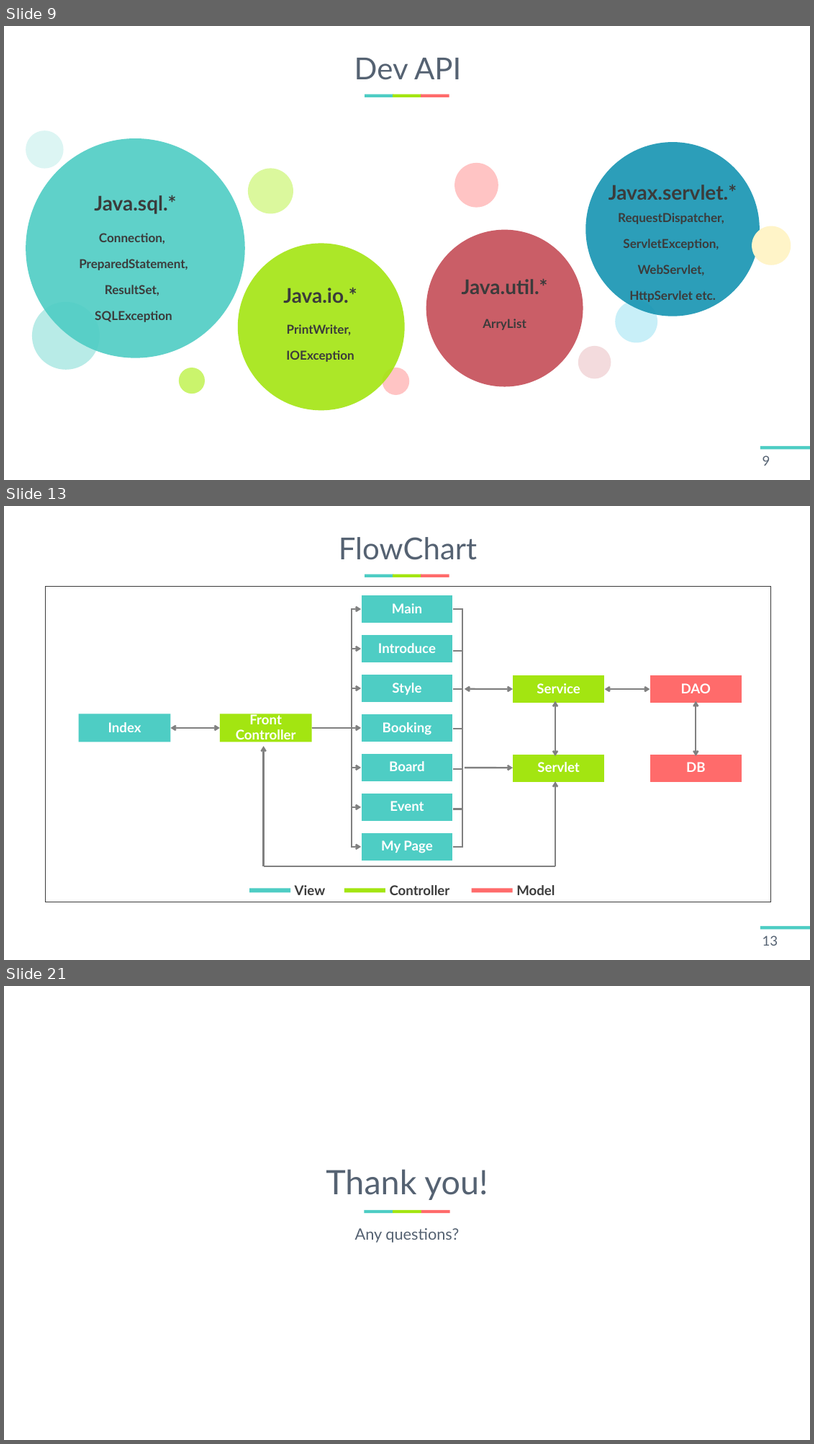
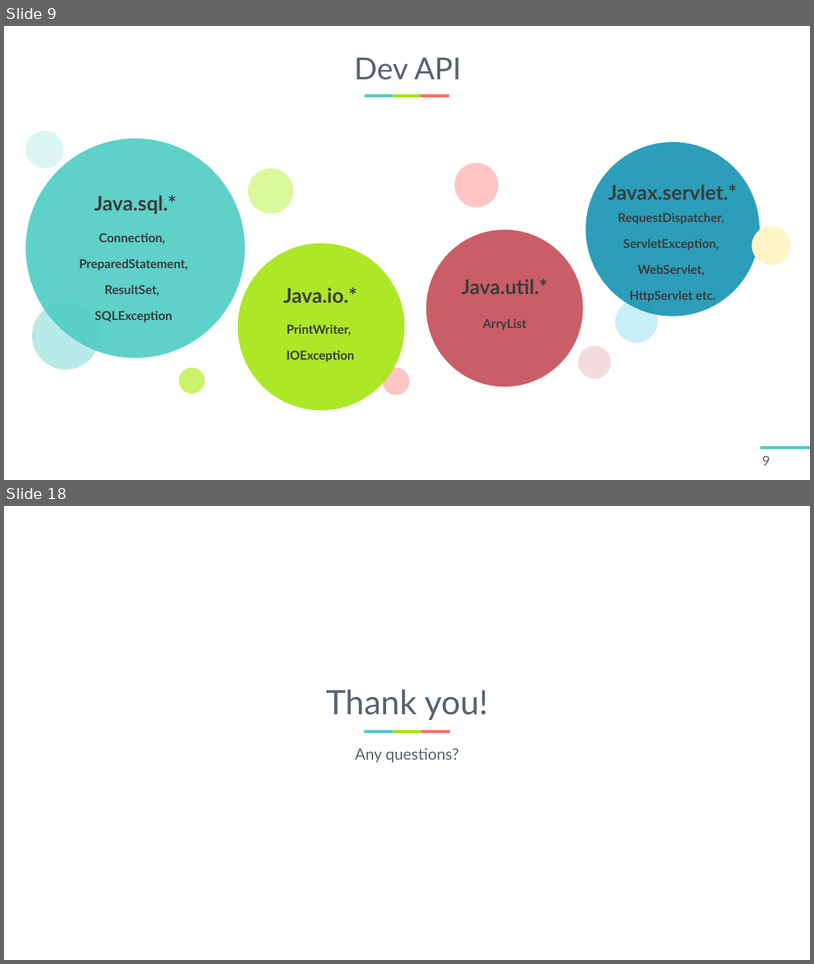
Before and after one commit to LouisKisaragi/BB-Bank, a slide deck: report/BB PANK 발표자료.pptx. Shown one above the other, each under a label of ours: slides 9, 13 and 21 before the commit, slides 9 and 18 after it; the slides between them are not shown. The pictures are 814x1444 and 814x964 pixels, drawn with LibreOffice and Linux fonts; fonts in the diff are those of the drawing. Boxes give left, top, right and bottom in pixels: in the first picture for what was removed or moved away, otherwise in the second. Text is boxed around its words. In the diff, an @@ line names an element or a change of style, - is before the commit and + after.

```diff
--- a/report/BB PANK 발표자료.pptx
+++ b/report/BB PANK 발표자료.pptx
@@ slide 13 removed at [4,506,810,960], background #FFFFFF; not listed: 4 template elements that a slide beside it also shows @@
@@ title removed at [339,537,477,560] @@
-FlowChart
@@ rectangle removed at [45,586,771,901] @@
@@ double arrow removed from (465, 689) to (513, 689) @@
@@ double arrow removed from (556, 700) to (556, 756) @@
@@ double arrow removed from (697, 700) to (697, 756) @@
@@ line removed from (463, 728) to (391, 728) @@
@@ arrow removed from (264, 866) to (264, 746) @@
@@ arrow removed from (465, 767) to (513, 767) @@
@@ arrow removed from (556, 866) to (556, 781) @@
@@ group removed at [79,595,742,860]: 13 rectangles, 13 texts, 9 freeform shapes @@
-Index
-Front Controller
-Main
-Introduce
-Style
-Booking
-Service
-DAO
-Servlet
-DB
-Board
-Event
-My Page
@@ group removed at [433,608,463,847]: 7 lines @@
@@ line removed from (556, 866) to (264, 866) @@
@@ group removed at [250,885,555,895]: 3 rectangles, 3 texts @@
-View
-Controller
-Model
@@ page number removed at [763,935,779,945] @@
-13
@@ what was slide 21 is now slide 18 @@
```
Also in this commit, not shown: 8 slides changed, 5 slides added, 7 other slides removed, 1 other file.
